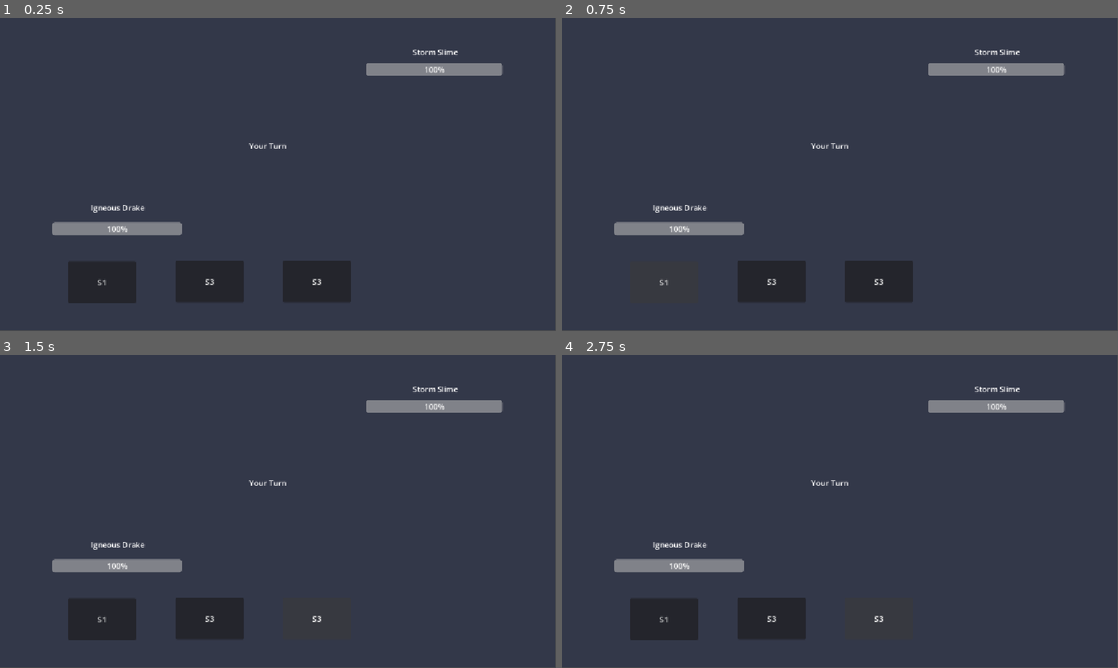
Above: before the commit, frames 1-4 (two rows, left to right).
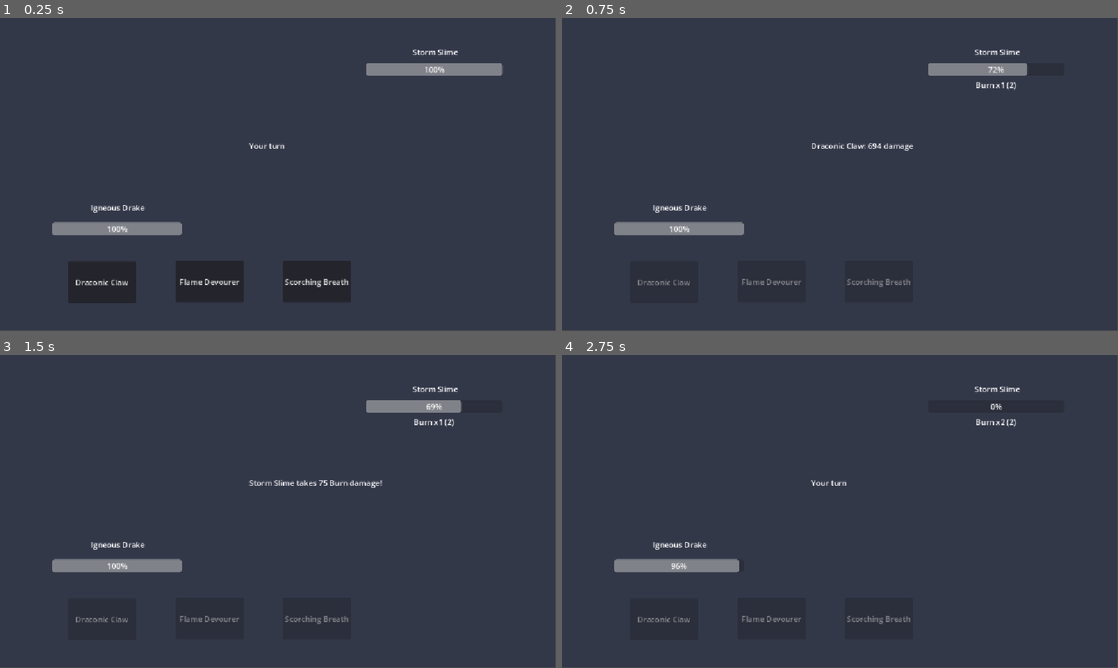
Above: after the commit, the same moments.

Repository: Akharyuu/monster-rpg
Game: Godot game, scene res://scenes/battle/battle_screen.tscn
The game is run twice, just before and just after one commit, with the same random seed, the same clock (stepped at 60 frames per second) and the same inputs.
Inputs (mouse positions are in pixels of both pictures, inside the frame that each line leads up to):
- Up to frame 1 (0.25 s): no input
- Up to frame 2 (0.75 s): click "S1" (after the commit: "Draconic Claw") at 0.5 s
- Up to frame 3 (1.5 s): click (316, 617) at 1.25 s, where only the run before the commit has a clickable "S3"
- Up to frame 4 (2.75 s): click "S3" (after the commit: "Scorching Breath") at 2 s

The runs differ from the first frame. In frame 1, 0.4% of the frame differs, in the area x 13-63%, y 40-86%; in frame 2, 1.0%; in frame 3, 1.0%; in frame 4, 1.5%, in the area x 13-91%, y 14-86%.
Error before the commit: Parse Error: Cannot infer the type of "text" variable because the value doesn't have a set type. (res://scenes/battle/battle_screen.gd:176)

Commit message:
Fix Godot status label type inference

Diff:
--- a/godot/scenes/battle/battle_screen.gd
+++ b/godot/scenes/battle/battle_screen.gd
@@ -173,7 +173,7 @@
     var texts: Array[String] = []
 
     for debuff in enemy_monster.debuffs:
-        var text := debuff.effect_name
+        var text: String = str(debuff.effect_name)
 
         if debuff.max_stacks > 1:
             text += " x%d" % debuff.stacks
